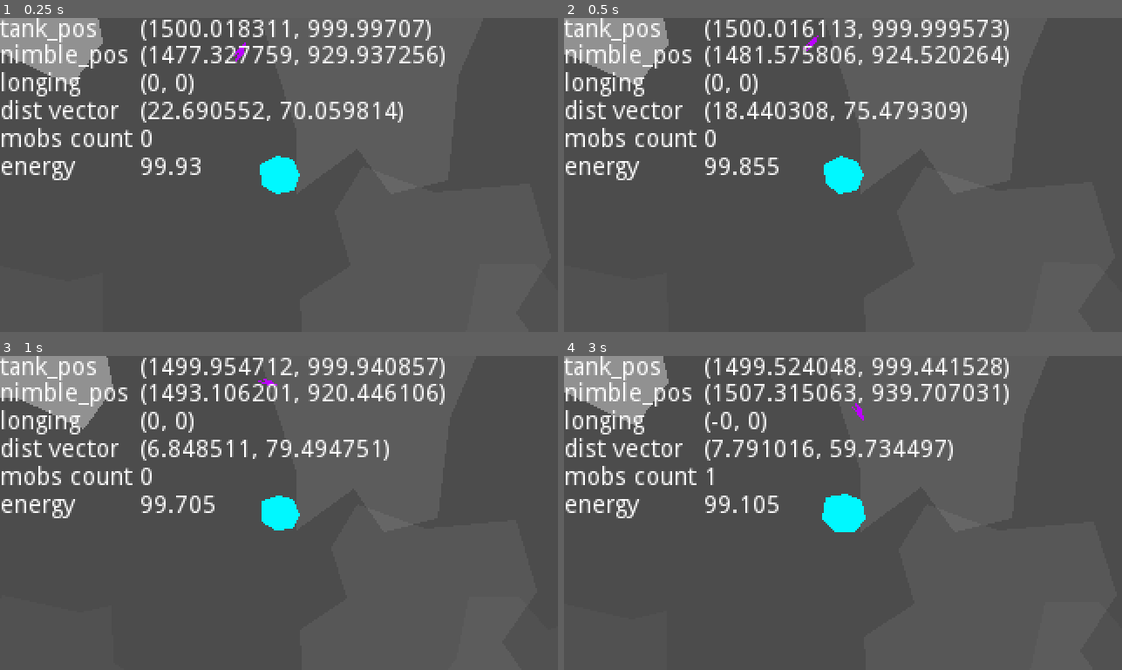
Above: before the commit, frames 1-4 (two rows, left to right).
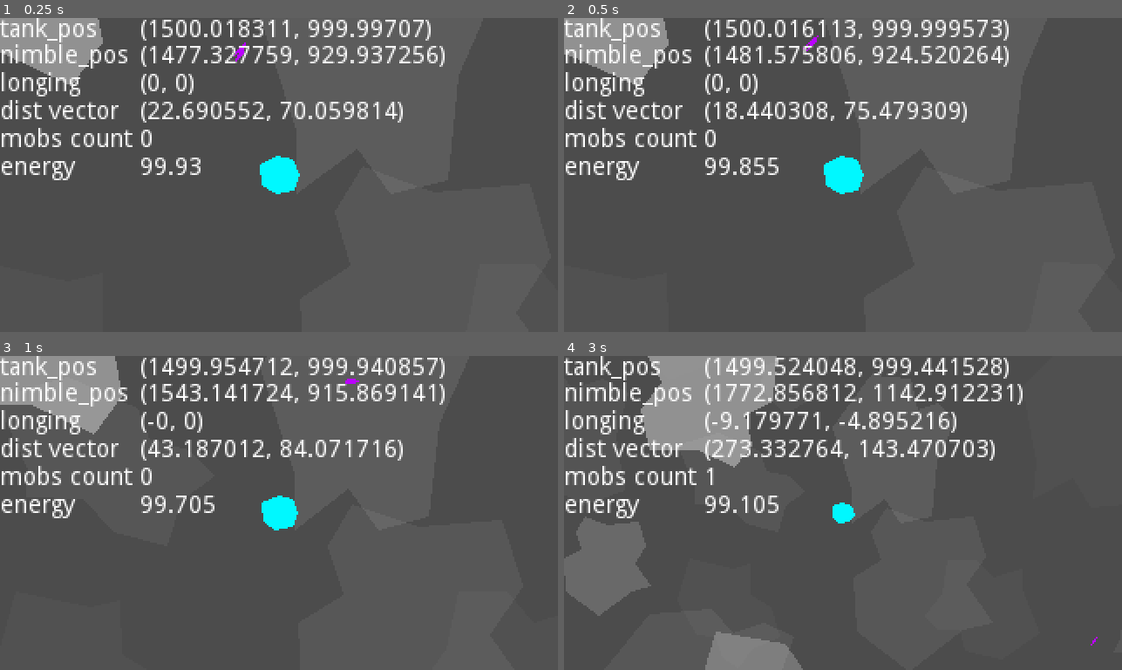
Above: after the commit, the same moments.

Repository: weresharks/krak-jam-2022
Game: Godot game, scene res://Main.tscn
Same seed, same stepped clock (60 frames per second), same inputs: the game is played once before the commit and once after it.
Inputs:
- Up to frame 1 (0.25 s): no input
- Up to frame 2 (0.5 s): no input
- Up to frame 3 (1 s): hold D (nimble_right) from 0.53 s (still down)
- Up to frame 4 (3 s): release D (nimble_right) at 1.28 s; hold S (nimble_back, bound only before the commit) 1.28-2.03 s; hold D (nimble_right) 2.03-2.78 s; hold W (nimble_forward, bound only before the commit) from 2.78 s (still down)

Frame 1 is identical in both runs. In frame 2, less than 0.1% of the frame differs, in the area x 46-54%, y 43-57%; in frame 3, 3.1%; in frame 4, 17%, in the area x 0-96%, y 0-100%.

Commit message:
update nimble steering

Diff:
--- a/game/Main.tscn
+++ b/game/Main.tscn
@@ -16,9 +16,6 @@
 [node name="Tank" parent="." instance=ExtResource( 1 )]
 scale = Vector2( 0.17, 0.17 )
 z_index = 1
-acceleration_impulse = 0.3
-margin_deceleration_impulse = 1.0
-rotation_speed = 5.0
 scale_magnitude = 0.1
 
 [node name="ParallaxBackground" parent="." instance=ExtResource( 3 )]
@@ -32,7 +29,7 @@
 z_index = 10
 
 [node name="Polygon2D" type="Polygon2D" parent="Enclosure"]
-position = Vector2( 160.667, -49 )
+position = Vector2( 161, -49 )
 scale = Vector2( 1.34701, 1 )
 color = Color( 0, 0, 0, 1 )
 polygon = PoolVector2Array( -463, -65, -327, 8, -266, 81, -200, 78, -168, 40, -66, 21, 13, -8, 175, 8, 232, 21, 442, 30 …(272 unchanged characters)…
--- a/game/Nimble.gd
+++ b/game/Nimble.gd
@@ -2,7 +2,7 @@
 
 
 var tank_pos: Vector2
-export var max_speed: float = 100
+export var max_speed: float = 200
 export var min_speed: float = 5
 export var start_speed: float = 30
 export var gravity_base: float = 1000
@@ -16,15 +16,23 @@
 
 var longing: Vector2
 
+var acceleration_map: Dictionary
+
+func get_acceleration_map() -> Dictionary:
+	return {
+		"nimble_left": Vector2(-acceleration_impulse, 0),
+		"nimble_right": Vector2(acceleration_impulse, 0),
+		"nimble_up": Vector2(0, -acceleration_impulse),
+		"nimble_down": Vector2(0, acceleration_impulse),
+	}
+
 # Called when the node enters the scene tree for the first time.
 func _ready():
-	pass # Replace with function body.
-
+	acceleration_map = get_acceleration_map()
 
 func start(start_pos: Vector2):
 	position = start_pos
 	velocity = Vector2(0, start_speed).rotated(rand_range(0, 2 * PI))
-	#velocity = Vector2(0, 0)
 
 func update_tank_pos(_tank_pos: Vector2):
 	tank_pos = _tank_pos
@@ -45,11 +53,13 @@
 	longing = position.direction_to(tank_pos) * longing_impulse
 
 	var acceleration = Vector2.ZERO
-	var accelleration_map: Dictionary = calc_acceleration_map(velocity)
 
-	for key in accelleration_map.keys():
+	# needed for turning/longitudal aka tank aka driving acceleration controls
+#	var acceleration_map: Dictionary = calc_driving_controls_map(velocity)
+
+	for key in acceleration_map.keys():
 		if Input.is_action_pressed(key):
-			acceleration += accelleration_map[key]
+			acceleration += acceleration_map[key]
 
 	velocity += gravity + longing + acceleration
 
@@ -63,7 +73,8 @@
 	position += velocity * delta
 	rotation = Vector2(0, -1).angle_to(velocity)
 
-func calc_acceleration_map(v: Vector2) -> Dictionary:
+
+func calc_driving_controls_map(v: Vector2) -> Dictionary:
 	var half_pi: float = PI / 2
 	v = v.normalized()
 	return {
--- a/game/Tank.gd
+++ b/game/Tank.gd
@@ -48,13 +48,17 @@
 	energy += energy_delta
 	energy = clamp(energy, 0, max_energy)
 
+func energy_adjustment():
+	var adj = energy / energy_nominal
+	return adj * adj
+
 # Called every frame. 'delta' is the elapsed time since the previous frame.
 func _process(delta):
 	var acceleration = Vector2.ZERO
 
 	for key in acceleration_map.keys():
 		if Input.is_action_pressed(key):
-			acceleration += acceleration_map[key] * (energy / energy_nominal)
+			acceleration += acceleration_map[key]
 
 	var vel_len: float = velocity.length()
 
@@ -67,14 +71,14 @@
 	if acceleration.length_squared() == 0 and vel_len > min_speed:
 		acceleration = - velocity.normalized() * deceleration_impulse
 
-	if position.x < margin and velocity.x < 0:
+	if position.x < margin:
 		acceleration.x = margin_deceleration_impulse
-	if position.x > max_position.x - margin and velocity.x > 0:
+	if position.x > max_position.x - margin:
 		acceleration.x = - margin_deceleration_impulse
 
-	if position.y < margin and velocity.y < 0:
+	if position.y < margin:
 		acceleration.y = margin_deceleration_impulse
-	if position.y > max_position.y - margin and velocity.y > 0:
+	if position.y > max_position.y - margin:
 		acceleration.y = - margin_deceleration_impulse
 
 
@@ -83,8 +87,10 @@
 
 	velocity += acceleration
 
-	if velocity.length() > max_speed:
-		velocity = velocity.normalized() * max_speed
+	var max_current_speed = max_speed * energy_adjustment()
+
+	if velocity.length() > max_current_speed:
+		velocity = velocity.normalized() * max_current_speed
 
 	position += velocity * delta
 	rotation_degrees += rotation_speed * delta
--- a/game/project.godot
+++ b/game/project.godot
@@ -73,12 +73,12 @@
 "events": [ Object(InputEventKey,"resource_local_to_scene":false,"resource_name":"","device":0,"alt":false,"shift":false,"control":false,"meta":false,"command":false,"pressed":false,"scancode":16777231,"physical_scancode":0,"unicode":0,"echo":false,"script":null)
  ]
 }
-nimble_forward={
+nimble_up={
 "deadzone": 0.5,
 "events": [ Object(InputEventKey,"resource_local_to_scene":false,"resource_name":"","device":0,"alt":false,"shift":false,"control":false,"meta":false,"command":false,"pressed":false,"scancode":87,"physical_scancode":0,"unicode":0,"echo":false,"script":null)
  ]
 }
-nimble_back={
+nimble_down={
 "deadzone": 0.5,
 "events": [ Object(InputEventKey,"resource_local_to_scene":false,"resource_name":"","device":0,"alt":false,"shift":false,"control":false,"meta":false,"command":false,"pressed":false,"scancode":83,"physical_scancode":0,"unicode":0,"echo":false,"script":null)
  ]
